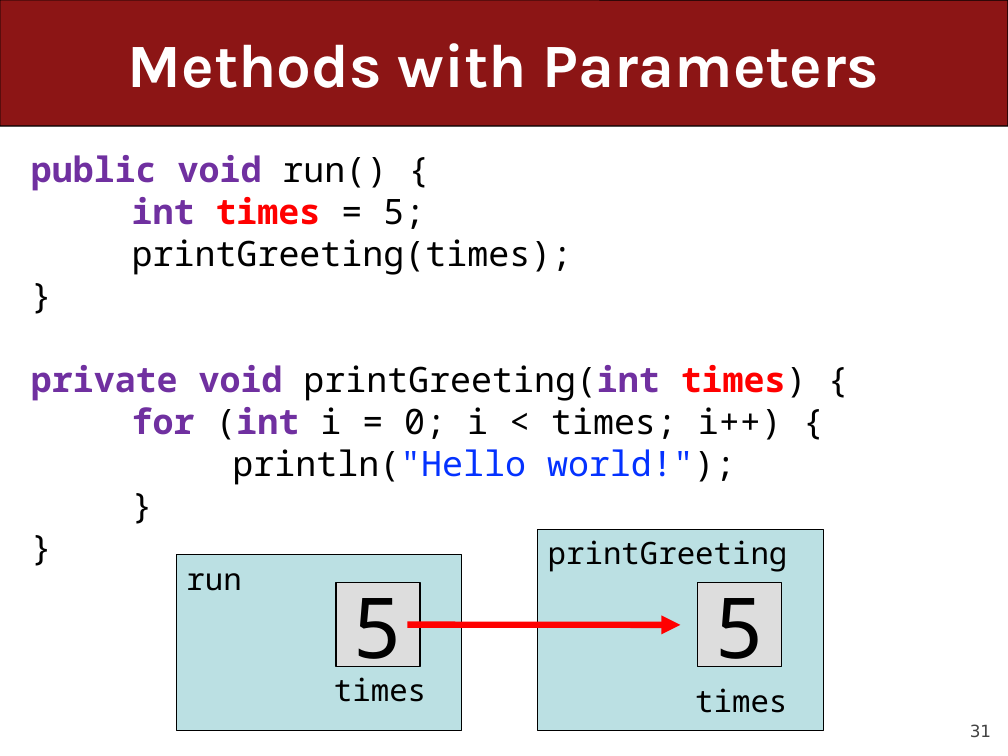
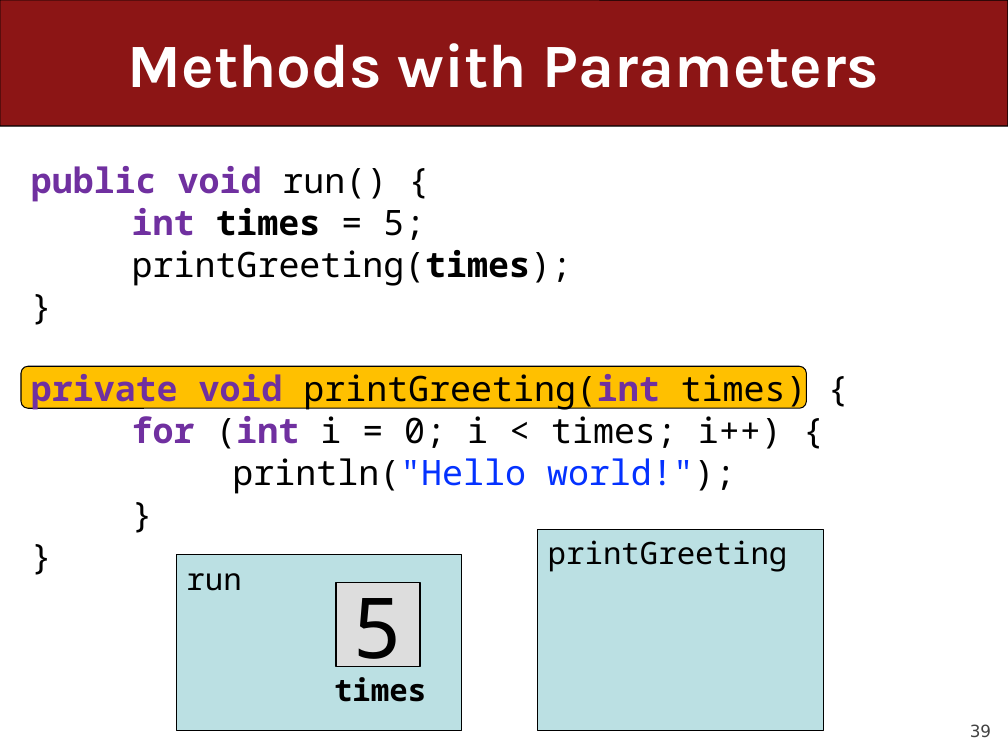
Before and after one commit to ckincaid17/cs106a-summer-2018, a slide deck: slide 39 of WWW/lectures/Lecture7/Lecture7.pptx (slide 31 before the commit). Drawn at 1008x756 pixels with LibreOffice and Linux fonts; fonts in the diff are those of the drawing. Boxes give left, top, right and bottom in pixels: in the first picture for what was removed or moved away, otherwise in the second. Text is boxed around its words. In the diff, an @@ line names an element or a change of style, - is before the commit and + after.

```diff
--- a/WWW/lectures/Lecture7/Lecture7.pptx
+++ b/WWW/lectures/Lecture7/Lecture7.pptx
@@ text at bbox=[31, 155, 573, 275]: paragraphs removed @@
-public void run() {
-int times = 5;
-printGreeting(times);
-}
@@ text added at bbox=[31, 166, 572, 286], 25 pt, text #000000 @@
+public void run() {
+int times = 5;
+printGreeting(times);
+}
@@ text "private void printGreeting(int times) {": place and size @@
-text "private void printGreeting(int times) {" at bbox=[31, 155, 807, 485]
+text "private void printGreeting(int times) {" at bbox=[31, 368, 807, 494]
@@ rounded rectangle added at bbox=[21, 366, 806, 408], fill #FFC000, outline #000000 0.75 pt @@
@@ text at bbox=[31, 368, 807, 411]: text colour #FF0000 to #000000, bold off in "times)" @@
@@ rectangle removed at bbox=[698, 583, 781, 666] @@
-5
@@ arrow removed from (407, 625) to (680, 625) @@
@@ text in rectangle at bbox=[334, 677, 426, 702]: bold on in "times" @@
@@ text in rectangle at bbox=[695, 688, 787, 713]: paragraph removed @@
-times
@@ page number at bbox=[970, 724, 991, 738]: text changed @@
-31
+39
```
Also in this commit, not shown: 24 other slides changed, 14 slides added, 8 slides removed, 3 other files.
